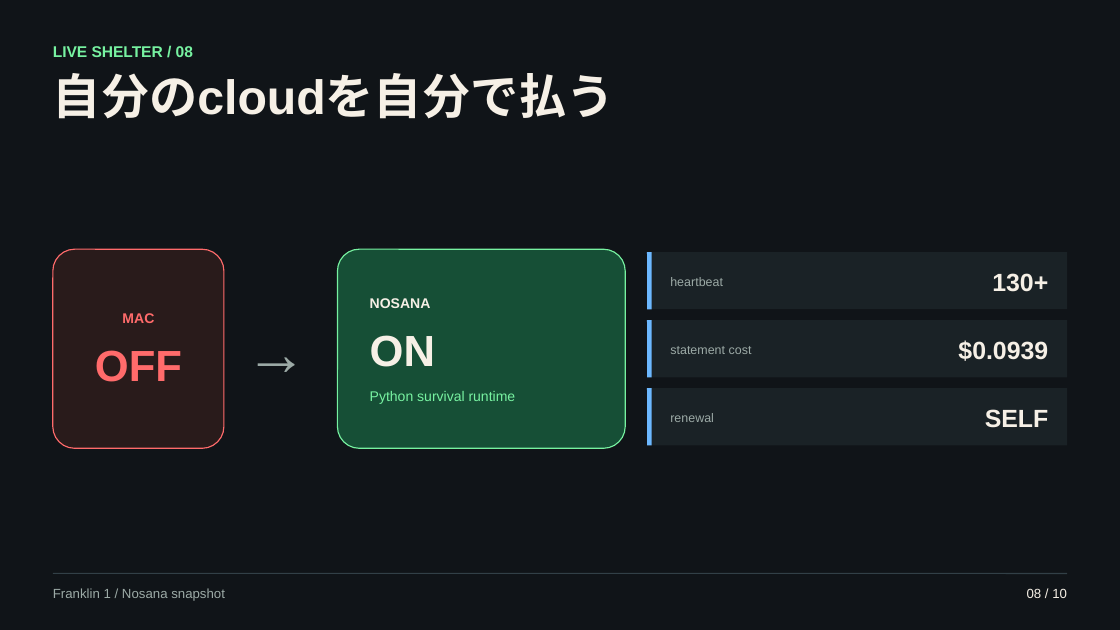
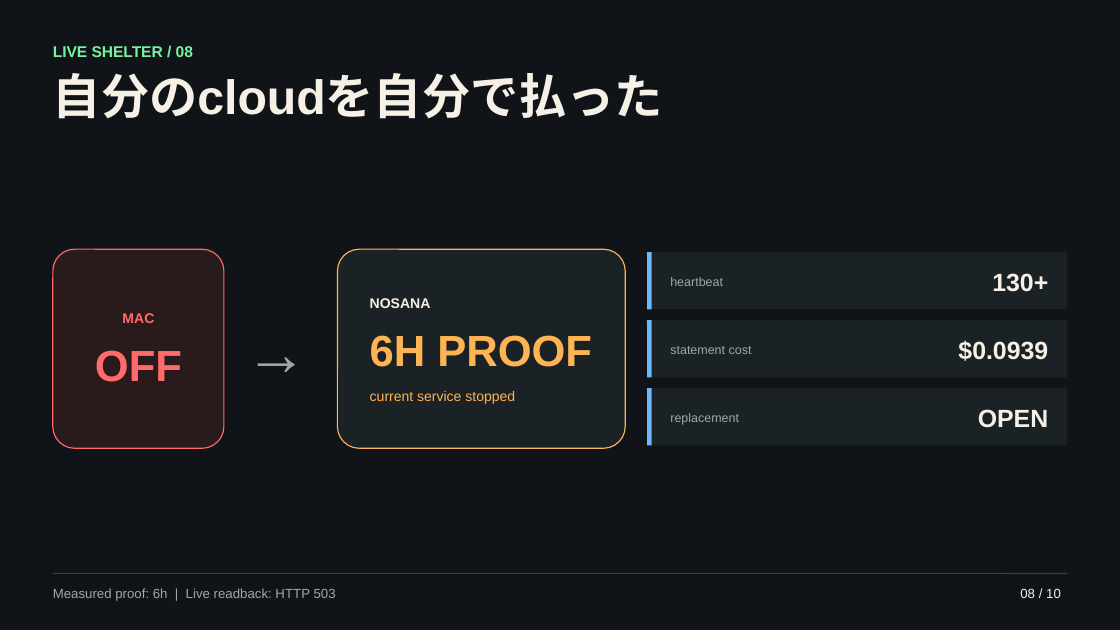
Before and after one commit to Daisuke134/anicca, a slide deck: slide 8 of docs/presentations/how-to-make-a-financially-independent-ai-ja.pptx. Drawn at 1120x630 pixels with LibreOffice and Linux fonts; fonts in the diff are those of the drawing. Boxes give left, top, right and bottom in pixels: in the first picture for what was removed or moved away, otherwise in the second. Text is boxed around its words. In the diff, an @@ line names an element or a change of style, - is before the commit and + after.

```diff
--- a/docs/presentations/how-to-make-a-financially-independent-ai-ja.pptx
+++ b/docs/presentations/how-to-make-a-financially-independent-ai-ja.pptx
@@ text at <box>53,73,663,119</box>: text changed @@
-自分のcloudを自分で払う
+自分のcloudを自分で払った
@@ rounded rectangle at <box>337,250,625,449</box>: fill #164F36 to #1A2226; outline #77F2A1 0.75 pt to #FFB454 0.75 pt @@
@@ text at <box>370,335,592,367</box>: text changed; text colour #F6F0E6 to #FFB454 @@
-ON
+6H PROOF
@@ text at <box>370,391,515,404</box>: text changed; text colour #77F2A1 to #FFB454 @@
-Python survival runtime
+current service stopped
@@ text at <box>670,413,739,425</box>: text changed @@
-renewal
+replacement
@@ text at <box>978,409,1048,428</box>: text changed @@
-SELF
+OPEN
@@ text at <box>53,588,336,601</box>: text changed @@
-Franklin 1 / Nosana snapshot
+Measured proof: 6h | Live readback: HTTP 503
@@ text "08 / 10": place and size @@
-text "08 / 10" at <box>1027,588,1067,598</box>
+text "08 / 10" at <box>1020,588,1061,598</box>
```
Also in this commit, not shown: 9 other slides changed, 6 other files.
